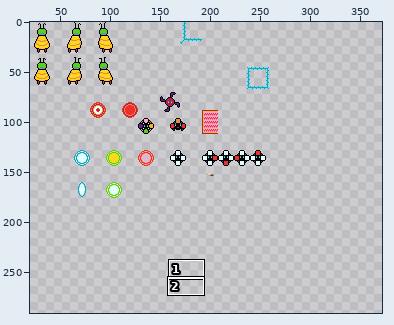
Two versions of one pixel-art file, assets/Aseprite files/bee's adventure.aseprite. Above: a wide view before the commit, with the close-up outlined.
Close-up. The starting point:
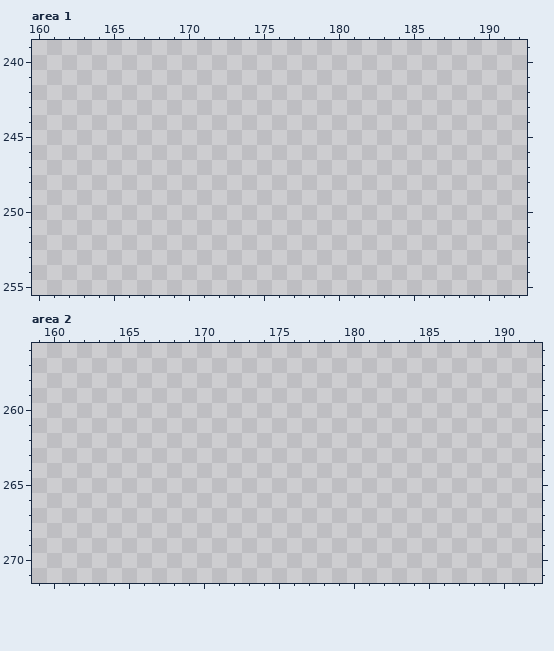
1024x1024 pixels, 1 frame. Shown: area 1: x 160..192, y 239..255; area 2: x 159..192, y 256..271. The wide view leaves out empty margins. The commit also changed other parts of the picture, which this record leaves out.
Now the later version:
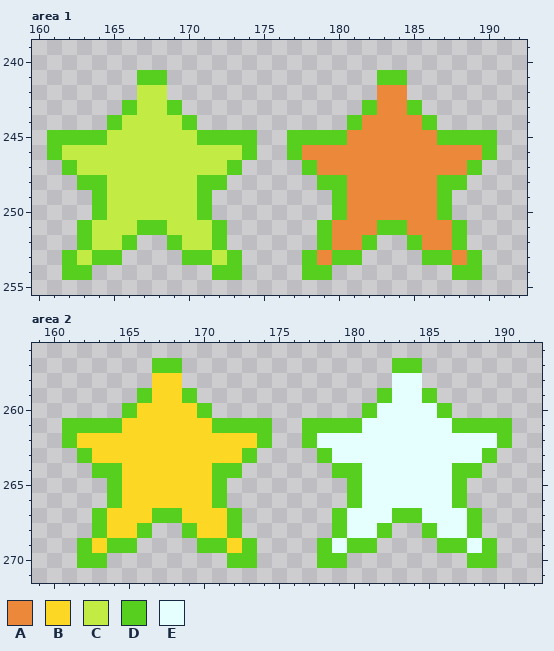
Palette (. is transparent): A #eb883a  B #fcd825  C #c2eb44  D #56cf1e  E #e4fffe
Difference:
Area 1:
y 241: x 167..168 .. -> DD; x 183..184 .. -> DD
y 242: x 167..168 .. -> CC; x 183..184 .. -> AA
y 243: x 166..169 .... -> DCCD; x 182..185 .... -> DAAD
y 244: x 165..170 ...... -> DCCCCD; x 181..186 ...... -> DAAAAD
y 245: x 161..174 .............. -> DDDDCCCCCCDDDD; x 177..190 .............. -> DDDDAAAAAADDDD
y 246: x 161..174 .............. -> DCCCCCCCCCCCCD; x 177..190 .............. -> DAAAAAAAAAAAAD
y 247: x 162..173 ............ -> DCCCCCCCCCCD; x 178..189 ............ -> DAAAAAAAAAAD
y 248: x 163..172 .......... -> DDCCCCCCDD; x 179..188 .......... -> DDAAAAAADD
y 249..250: x 164..171 ........ -> DCCCCCCD; x 180..187 ........ -> DAAAAAAD
y 251: x 163..172 .......... -> DCCCDDCCCD; x 179..188 .......... -> DAAADDAAAD
y 252: x 163..166 .... -> DCCD; x 169..172 .... -> DCCD; x 179..182 .... -> DAAD; x 185..188 .... -> DAAD
y 253: x 162..165 .... -> DCDD; x 170..173 .... -> DDCD; x 178..181 .... -> DADD; x 186..189 .... -> DDAD
y 254: x 162..163 .. -> DD; x 172..173 .. -> DD; x 178..179 .. -> DD; x 188..189 .. -> DD
Area 2:
y 257: x 167..168 .. -> DD; x 183..184 .. -> DD
y 258: x 167..168 .. -> BB; x 183..184 .. -> EE
y 259: x 166..169 .... -> DBBD; x 182..185 .... -> DEED
y 260: x 165..170 ...... -> DBBBBD; x 181..186 ...... -> DEEEED
y 261: x 161..174 .............. -> DDDDBBBBBBDDDD; x 177..190 .............. -> DDDDEEEEEEDDDD
y 262: x 161..174 .............. -> DBBBBBBBBBBBBD; x 177..190 .............. -> DEEEEEEEEEEEED
y 263: x 162..173 ............ -> DBBBBBBBBBBD; x 178..189 ............ -> DEEEEEEEEEED
y 264: x 163..172 .......... -> DDBBBBBBDD; x 179..188 .......... -> DDEEEEEEDD
y 265..266: x 164..171 ........ -> DBBBBBBD; x 180..187 ........ -> DEEEEEED
y 267: x 163..172 .......... -> DBBBDDBBBD; x 179..188 .......... -> DEEEDDEEED
y 268: x 163..166 .... -> DBBD; x 169..172 .... -> DBBD; x 179..182 .... -> DEED; x 185..188 .... -> DEED
y 269: x 162..165 .... -> DBDD; x 170..173 .... -> DDBD; x 178..181 .... -> DEDD; x 186..189 .... -> DDED
y 270: x 162..163 .. -> DD; x 172..173 .. -> DD; x 178..179 .. -> DD; x 188..189 .. -> DD
Where, in picture pixels (left, top, right, bottom), the same in both close-ups:
added: (47, 70, 497, 280)
added: (62, 358, 512, 568)
